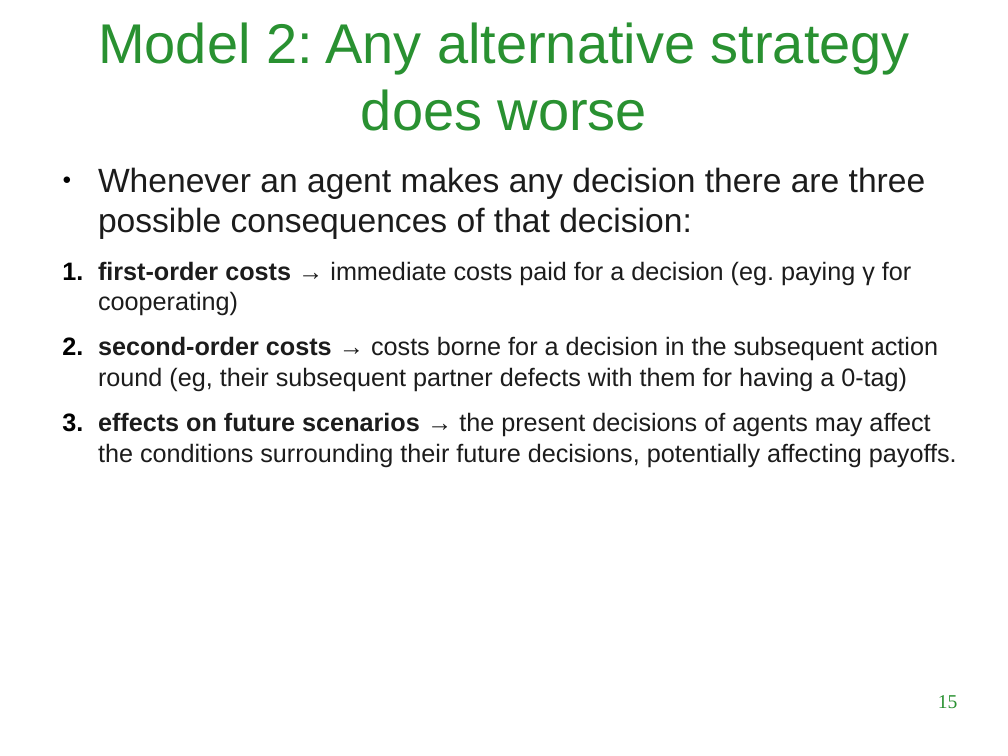
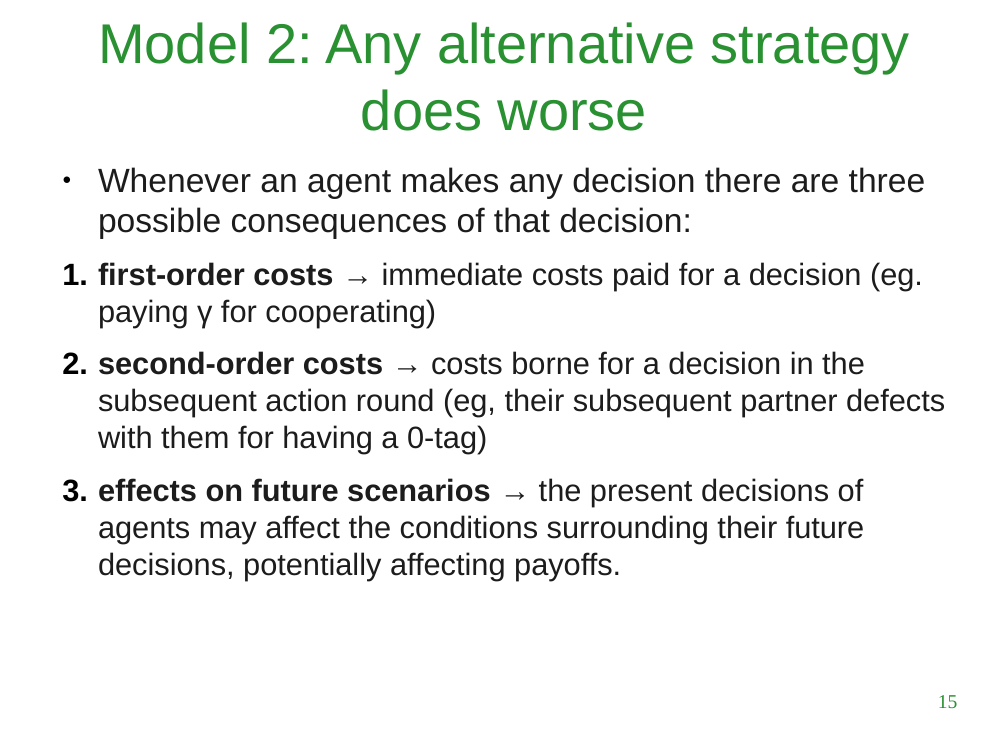
Before and after one commit to LuigiBrosNin/UNI, a slide deck: slide 15 of Master first year/Complex systems and network science/Tit_for_tatting_presentation.odp. Drawn at 1008x756 pixels with LibreOffice and Linux fonts; fonts in the diff are those of the drawing; background and template pictures are left out. Boxes give left, top, right and bottom in pixels: in the first picture for what was removed or moved away, otherwise in the second. Text is boxed around its words. In the diff, an @@ line names an element or a change of style, - is before the commit and + after.

```diff
--- a/Master first year/Complex systems and network science/Tit_for_tatting_presentation.odp
+++ b/Master first year/Complex systems and network science/Tit_for_tatting_presentation.odp
@@ text at box(98, 262, 945, 580): size 18 to 22 pt in "first-order costs → immediate costs paid for ...", "second-order costs → costs borne for a ...", "effects on future scenarios → the present ..." @@
```
Also in this commit, not shown: 4 other slides changed, 3 slides added, 1 other file.
